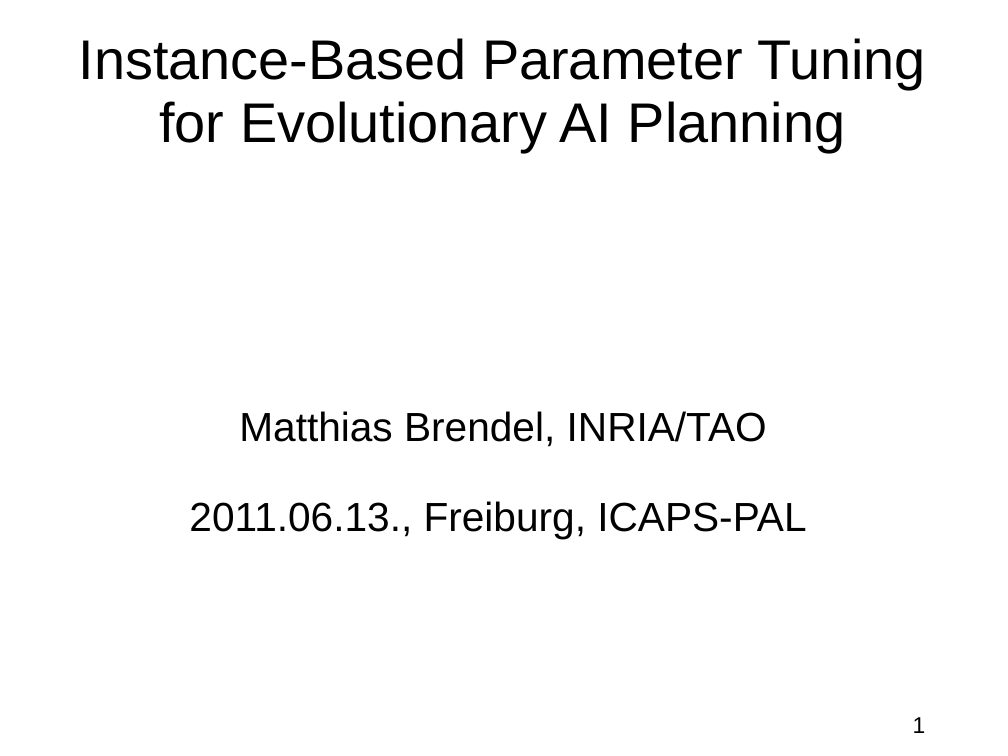
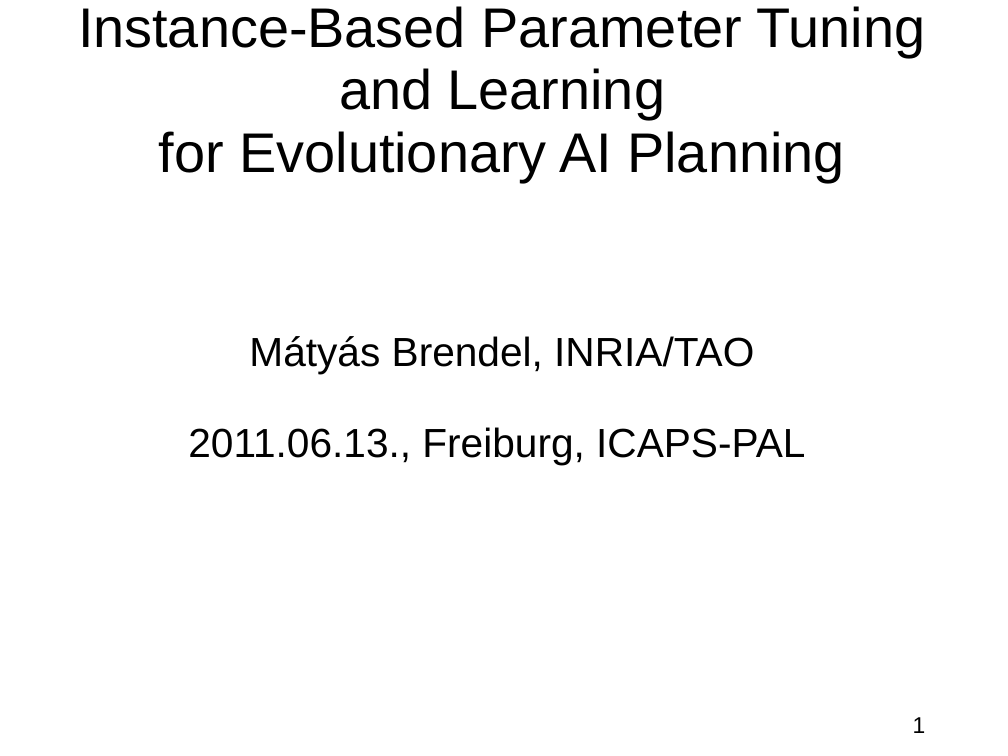
Before and after one commit to nojhan/descarwin, a slide deck: slide 1 of papers/icaps2011/icaps.ppt. Drawn at 1008x756 pixels with LibreOffice and Linux fonts; fonts in the diff are those of the drawing; background and template pictures are left out. Boxes give left, top, right and bottom in pixels: in the first picture for what was removed or moved away, otherwise in the second. Text is boxed around its words. In the diff, an @@ line names an element or a change of style, - is before the commit and + after.

```diff
--- a/papers/icaps2011/icaps.ppt
+++ b/papers/icaps2011/icaps.ppt
@@ text "Mátyás Brendel, INRIA/TAO": place and size @@
-text "Mátyás Brendel, INRIA/TAO" at [189, 411, 806, 539]
+text "Mátyás Brendel, INRIA/TAO" at [188, 336, 805, 464]
@@ text at [78, 6, 926, 182]: text changed @@
-Instance-Based Parameter Tuning
-for Evolutionary AI Planning
+Instance-Based Parameter Tuning and Learning
+for Evolutionary AI Planning
@@ text at [249, 336, 754, 374]: text changed @@
-Matthias Brendel, INRIA/TAO
+Mátyás Brendel, INRIA/TAO
@@ text at [188, 427, 805, 464]: indent changed @@
```
Also in this commit, not shown: 24 other slides changed, 4 slides added, 5 slides removed, 2 other files.
